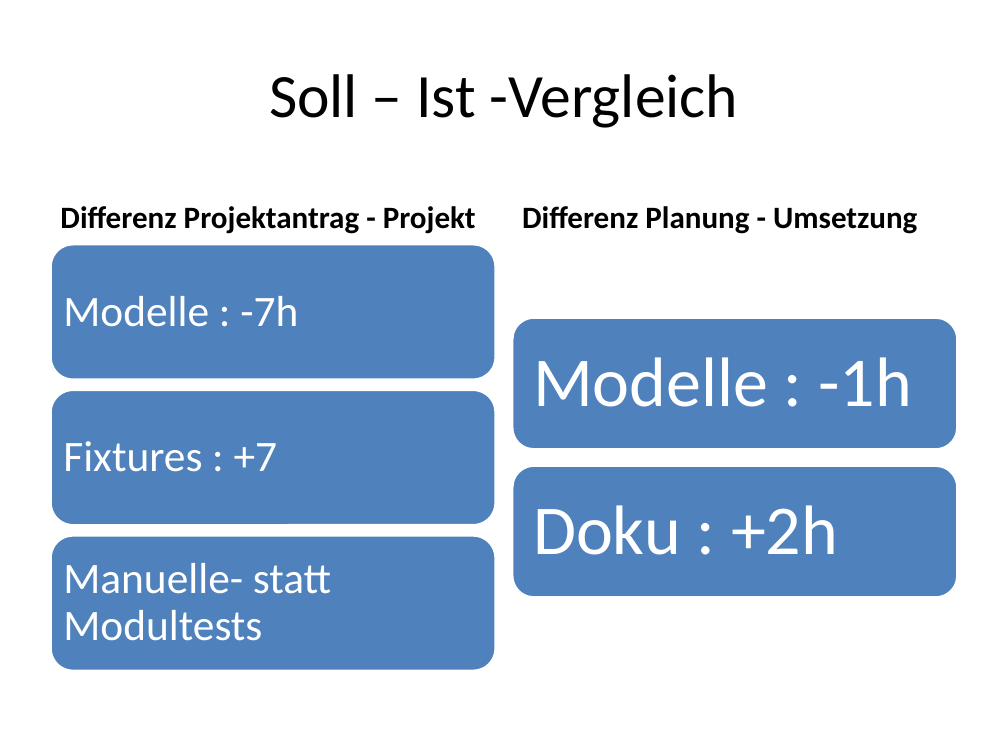
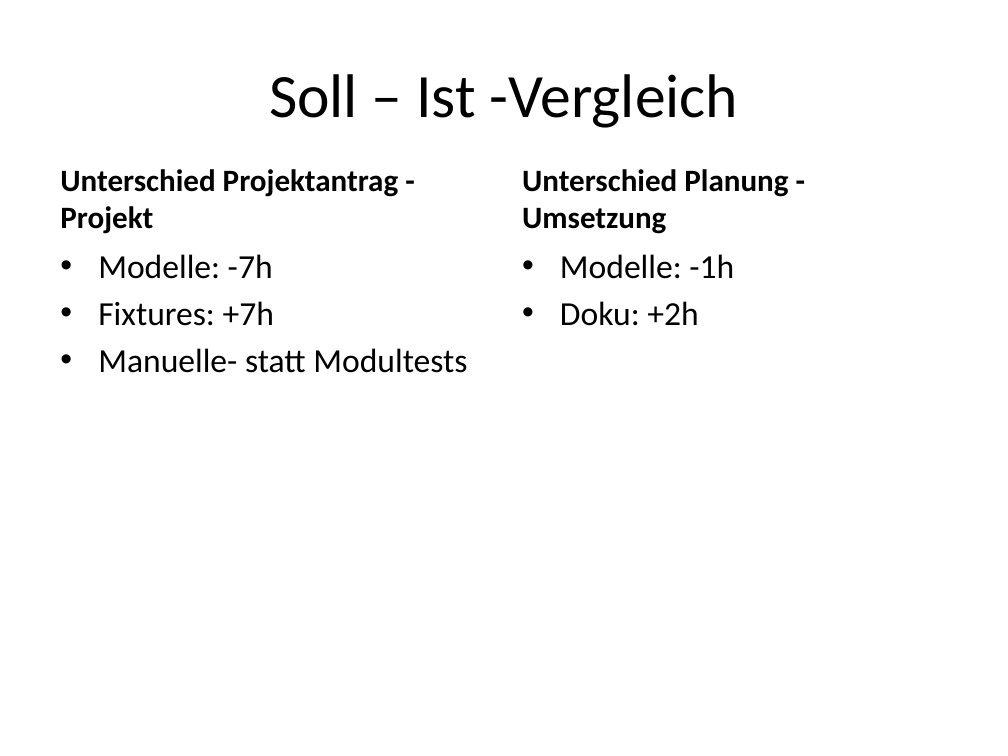
Before and after one commit to janhelmle/weiterbildung_fachinformatiker_ihk_projektantrag, a slide deck: slide 14 of praesentation/Projektpräsentation.pptx. Drawn at 1008x756 pixels with LibreOffice and Linux fonts; fonts in the diff are those of the drawing. Boxes give left, top, right and bottom in pixels: in the first picture for what was removed or moved away, otherwise in the second. Text is boxed around its words. In the diff, an @@ line names an element or a change of style, - is before the commit and + after.

```diff
--- a/praesentation/Projektpräsentation.pptx
+++ b/praesentation/Projektpräsentation.pptx
@@ text at (60,169,399,234): text changed @@
-Differenz Projektantrag - Projekt
+Unterschied Projektantrag - Projekt
@@ text at (522,169,788,234): text changed @@
-Differenz Planung - Umsetzung
+Unterschied Planung - Umsetzung
@@ text added at (98,254,467,373), 24 pt, text #000000 @@
+• Modelle: -7h
+• Fixtures: +7h
+• Manuelle- statt Modultests
@@ text added at (560,254,734,326), 24 pt, text #000000 @@
+• Modelle: -1h
+• Doku: +2h
@@ group removed at (512,318,958,598): 2 rounded rectangles, 2 texts @@
-Modelle : -1h
-Doku : +2h
@@ group removed at (50,244,496,671): 3 rounded rectangles, 3 texts @@
-Modelle : -7h
-Fixtures : +7
-Manuelle- statt Modultests
```
Also in this commit, not shown: 1 other file.
